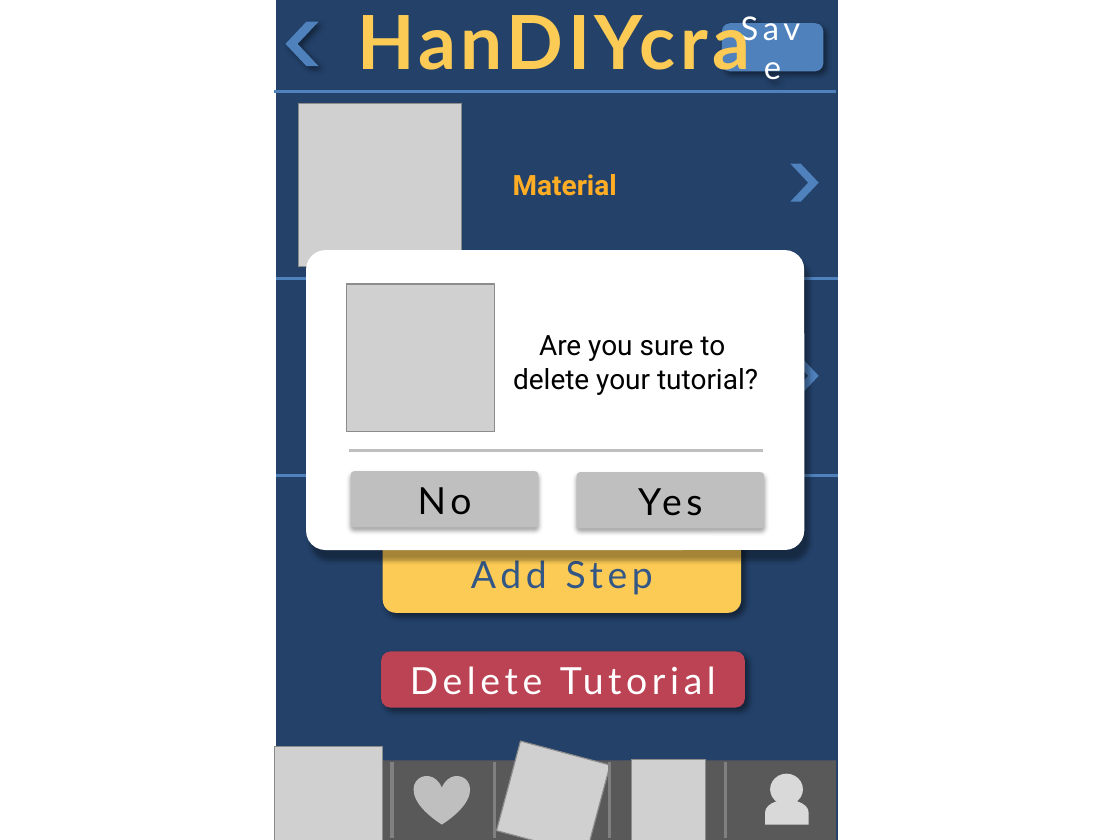
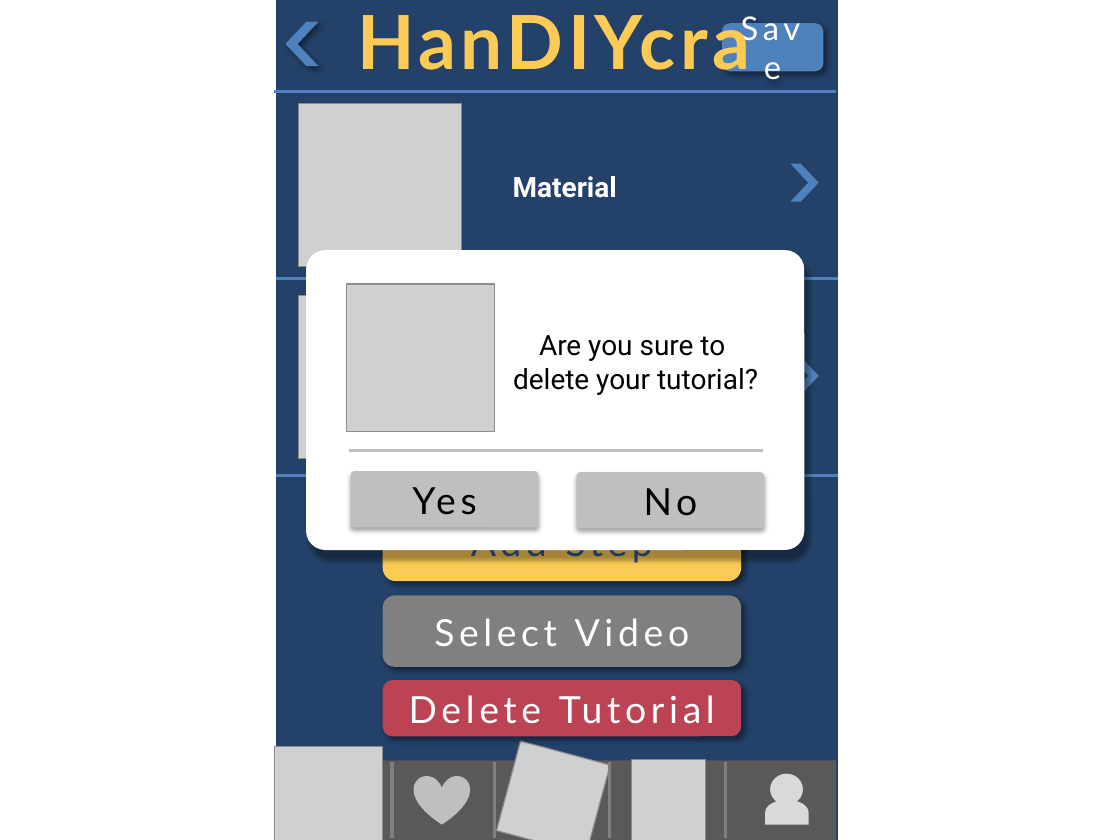
Before and after one commit to asciidaitoon/HanDIYcraft, a slide deck: slide 67 of GUI/HanDIYcraft-Mobile Detailed GUI Design-V.1.0.pptx (slide 65 before the commit). Drawn at 1120x840 pixels with LibreOffice and Linux fonts; fonts in the diff are those of the drawing; grey boxes stand for pictures. Boxes give left, top, right and bottom in pixels: in the first picture for what was removed or moved away, otherwise in the second. Text is boxed around its words. In the diff, an @@ line names an element or a change of style, - is before the commit and + after.

```diff
--- a/GUI/HanDIYcraft-Mobile Detailed GUI Design-V.1.0.pptx
+++ b/GUI/HanDIYcraft-Mobile Detailed GUI Design-V.1.0.pptx
@@ text "Material" at bbox=[513, 176, 617, 198]: text colour #FFAD24 to #FFFFFF @@
@@ picture added at bbox=[298, 296, 461, 459] @@
@@ rounded rectangle "Yes": place and size @@
-rounded rectangle "Yes" at bbox=[577, 473, 765, 529]
+rounded rectangle "Yes" at bbox=[351, 472, 539, 528]
@@ rectangle removed at bbox=[473, 473, 757, 520] @@
@@ rounded rectangle "No": place and size @@
-rounded rectangle "No" at bbox=[351, 472, 539, 528]
+rounded rectangle "No" at bbox=[577, 473, 765, 529]
@@ rounded rectangle "Add Step": place and size @@
-rounded rectangle "Add Step" at bbox=[383, 534, 741, 613]
+rounded rectangle "Add Step" at bbox=[383, 503, 741, 581]
@@ rounded rectangle added at bbox=[383, 596, 741, 668], fill #808080, 24 pt, text #FFFFFF @@
+Select Video
@@ rounded rectangle "Delete Tutorial": place and size @@
-rounded rectangle "Delete Tutorial" at bbox=[381, 652, 745, 708]
+rounded rectangle "Delete Tutorial" at bbox=[383, 680, 741, 736]
```
Also in this commit, not shown: 19 other slides changed, 4 slides added, 2 slides removed, 35 other files.
